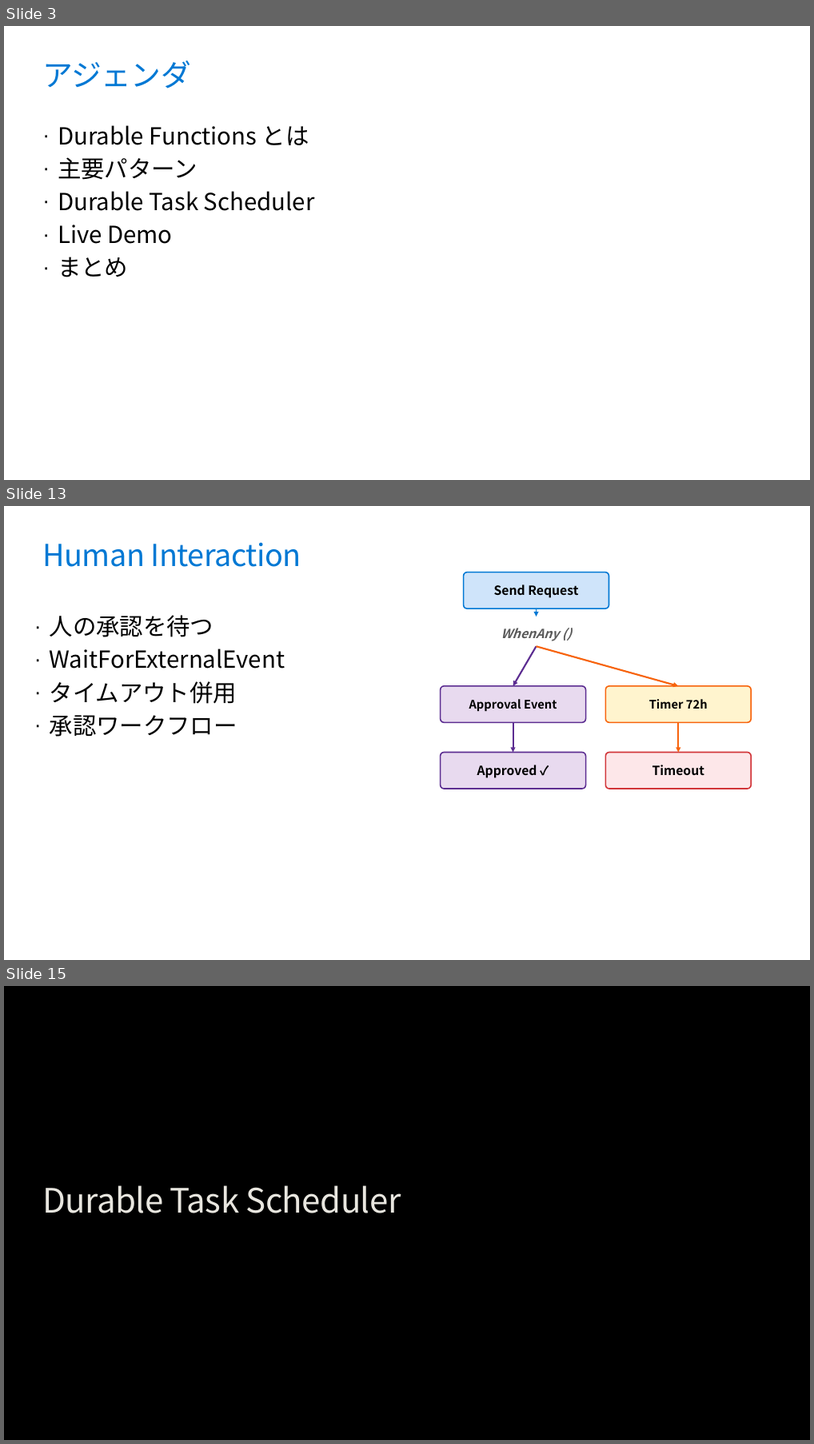
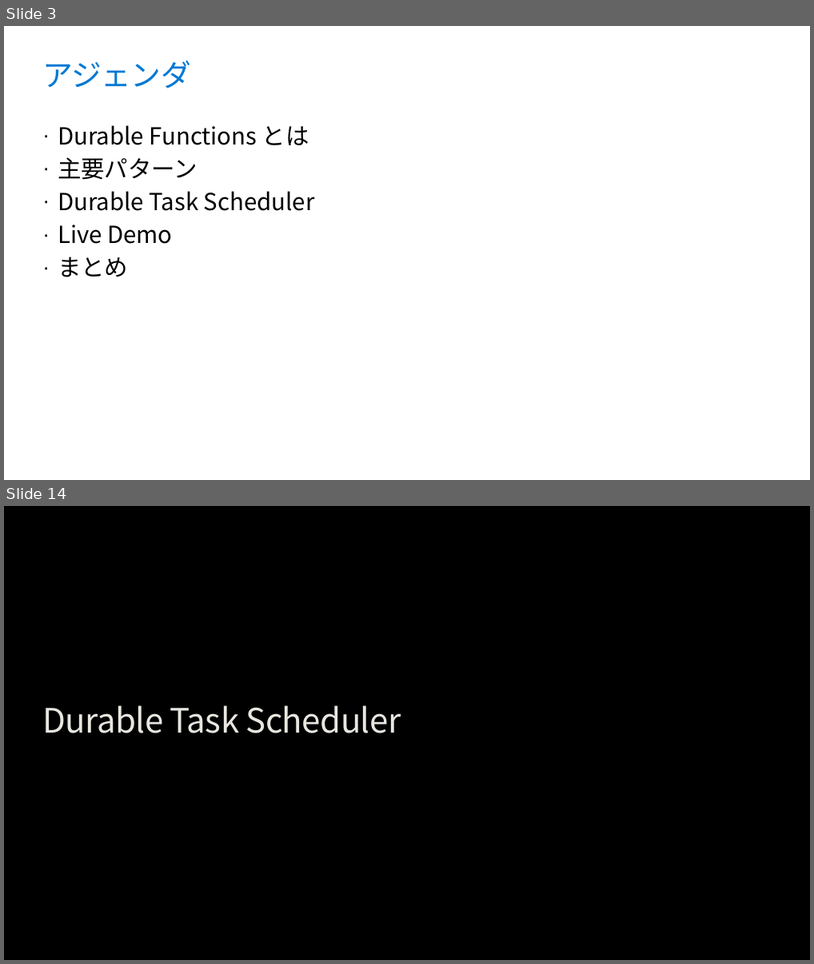
Before and after one commit to runceel/yonayona-durable, a slide deck: slides/slides.pptx. Shown one above the other, each under a label of ours: slides 3, 13 and 15 before the commit, slides 3 and 14 after it; the slides between them are not shown. The pictures are 814x1444 and 814x964 pixels, drawn with LibreOffice and Linux fonts; fonts in the diff are those of the drawing; background and template pictures are left out. Boxes give left, top, right and bottom in pixels: in the first picture for what was removed or moved away, otherwise in the second. Text is boxed around its words. In the diff, an @@ line names an element or a change of style, - is before the commit and + after.

```diff
--- a/slides/slides.pptx
+++ b/slides/slides.pptx
@@ slide 13 removed at <box>4,506,810,960</box>, background #FFFFFF @@
@@ title removed at <box>43,542,302,567</box> @@
-Human Interaction
@@ rounded rectangle removed at <box>464,572,610,608</box> @@
-Send Request
@@ text removed at <box>50,615,285,736</box> @@
-· 人の承認を待つ
-· WaitForExternalEvent
-· タイムアウト併用
-· 承認ワークフロー
@@ arrow removed from (536, 609) to (536, 616) @@
@@ text removed at <box>501,628,559,641</box> @@
-WhenAny ()
@@ arrow removed from (536, 646) to (514, 686) @@
@@ arrow removed from (536, 646) to (678, 686) @@
@@ rounded rectangle removed at <box>441,686,586,722</box> @@
-Approval Event
@@ rounded rectangle removed at <box>606,686,752,722</box> @@
-Timer 72h
@@ arrow removed from (514, 723) to (514, 752) @@
@@ arrow removed from (678, 723) to (678, 752) @@
@@ rounded rectangle removed at <box>441,752,586,788</box> @@
-Approved ✓
@@ rounded rectangle removed at <box>606,752,752,788</box> @@
-Timeout
@@ what was slide 15 is now slide 14 @@
```
Also in this commit, not shown: 5 slides changed, 7 slides added, 7 other slides removed.
